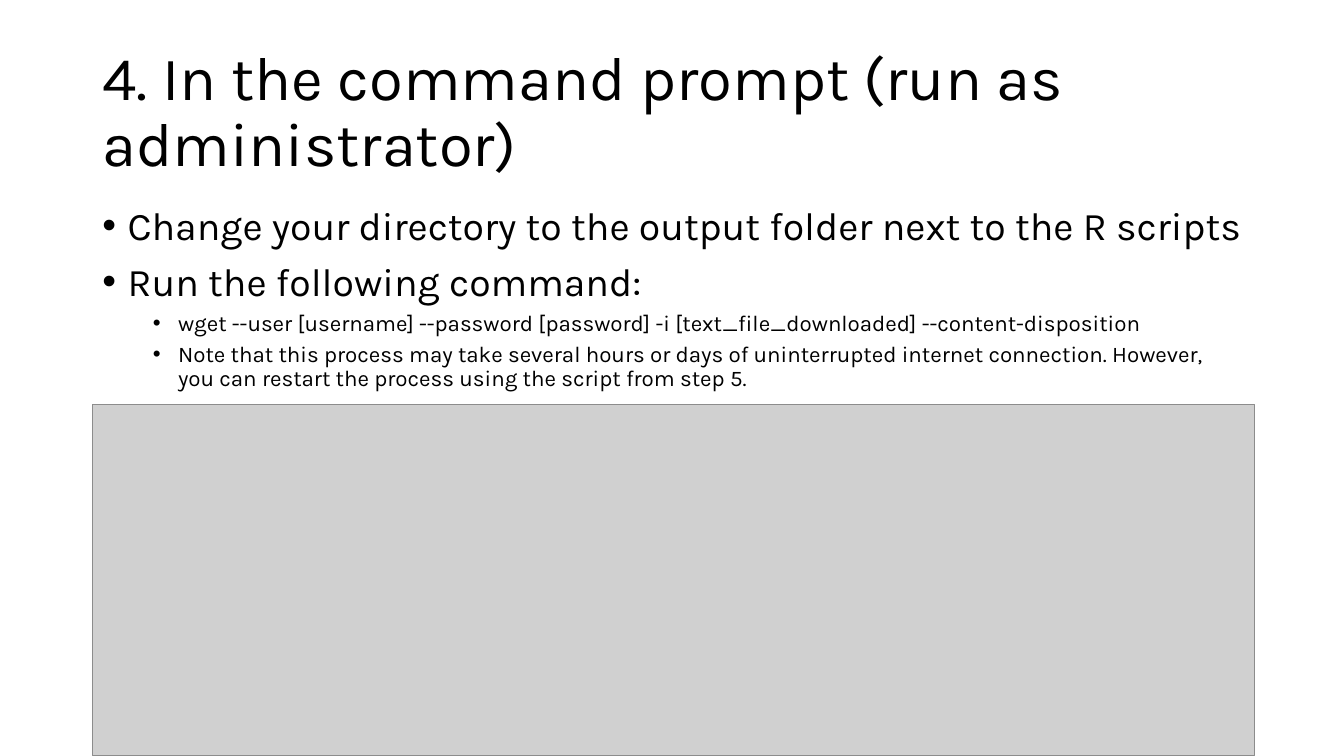
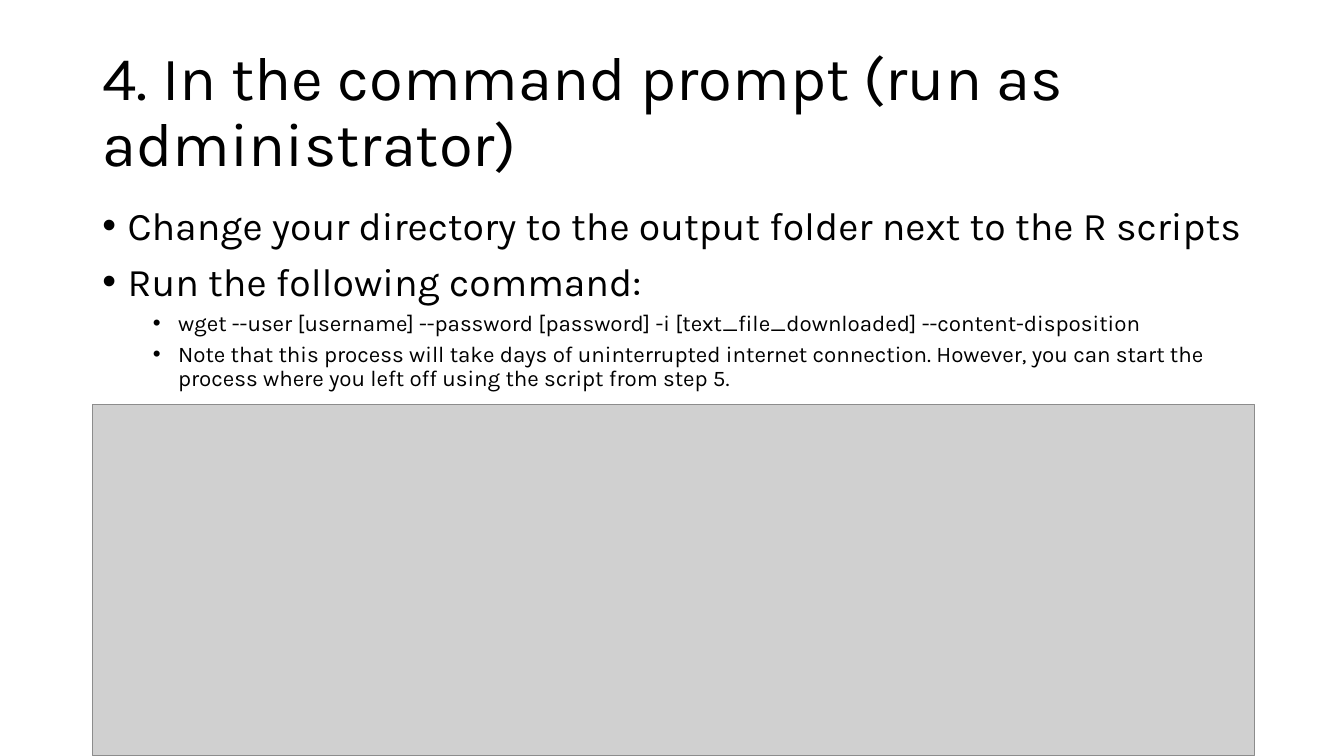
Before and after one commit to eco-kgml/NLDAS2_for_LakeGPT, a slide deck: slide 8 of How_to_NLDAS2 data.pptx. Drawn at 1344x756 pixels with LibreOffice and Linux fonts; fonts in the diff are those of the drawing; grey boxes stand for pictures. Boxes give left, top, right and bottom in pixels: in the first picture for what was removed or moved away, otherwise in the second. Text is boxed around its words. In the diff, an @@ line names an element or a change of style, - is before the commit and + after.

```diff
--- a/How_to_NLDAS2 data.pptx
+++ b/How_to_NLDAS2 data.pptx
@@ text at [178, 346, 1203, 392]: text changed @@
-  • Note that this process may take several hours or days of uninterrupted internet connection. However, you can restart the process using the script from step 5.
+  • Note that this process will take days of uninterrupted internet connection. However, you can start the process where you left off using the script from step 5.
```
Also in this commit, not shown: 9 other slides changed, 2 slides added, 1 slide removed, 6 other files.
